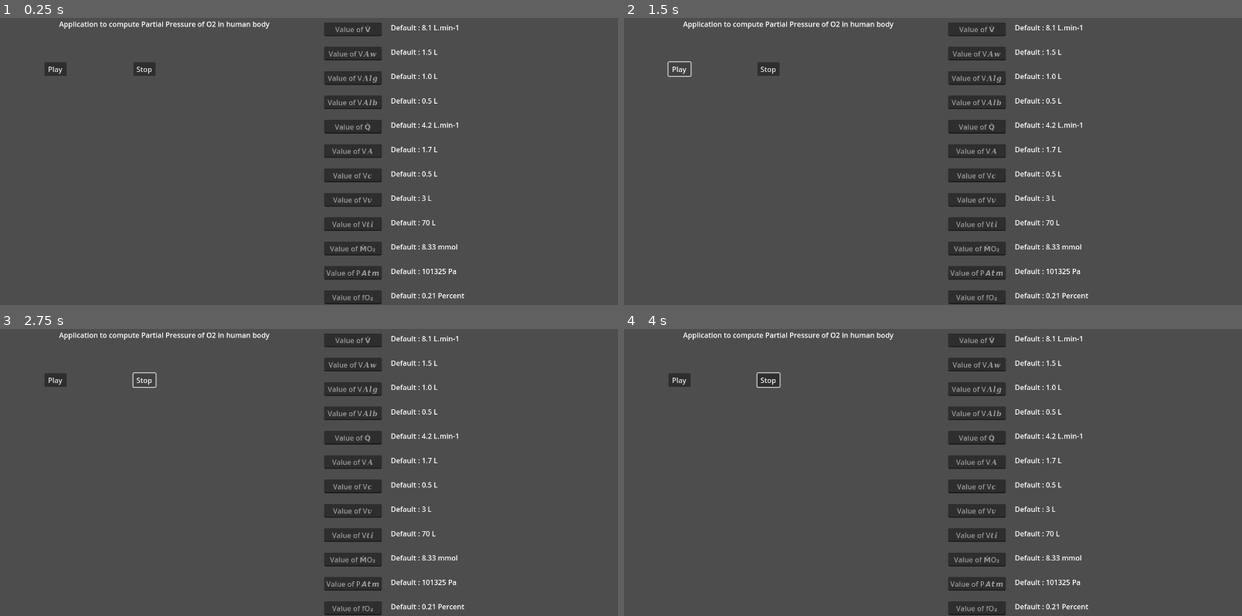
Above: before the commit, frames 1-4 (two rows, left to right).
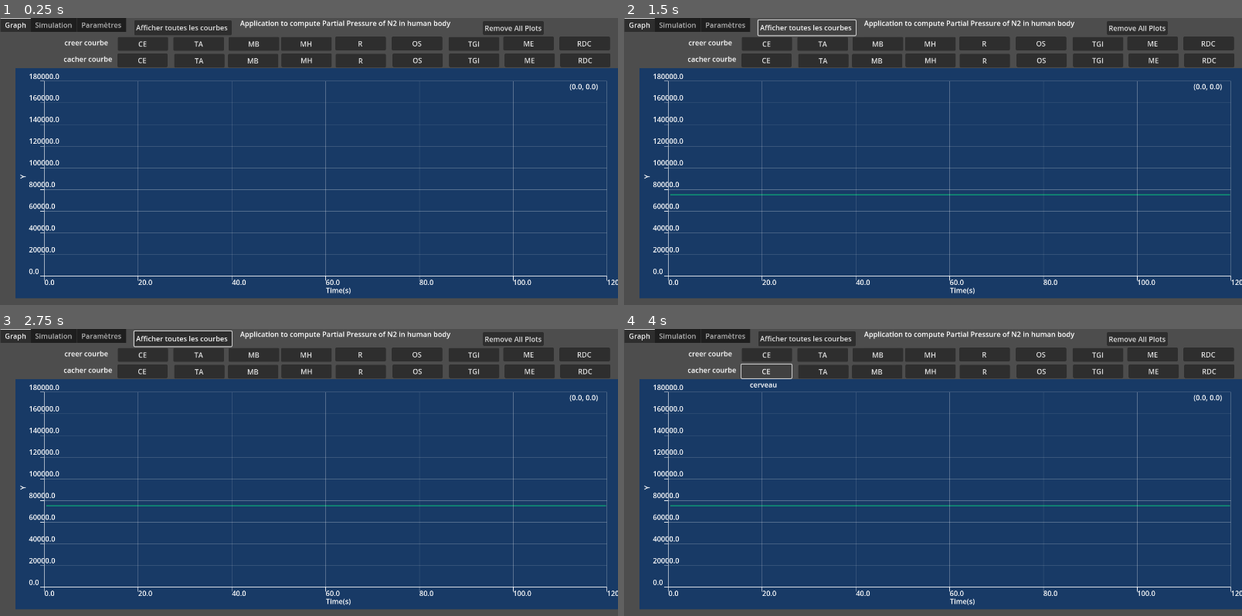
Above: after the commit, the same moments.

Repository: pascal-ballet/Dive-PP
Game: Godot game, scene res://dive_pp_n2.tscn
Two runs of this game, one before a commit and one after it. Both use one fixed random seed, a clock stepped at 60 frames per second and the inputs below. Before the commit the project starts from res://dive_pp.tscn.
Inputs (mouse positions are in pixels of both pictures, inside the frame that each line leads up to):
- Up to frame 1 (0.25 s): no input
- Up to frame 2 (1.5 s): click "Play" (after the commit: "Afficher toutes les courbes") at 0.5 s; click "Play" (after the commit: "Afficher toutes les courbes") at 1.25 s
- Up to frame 3 (2.75 s): click (142, 380) at 2 s, where only the run before the commit has a clickable "Stop"
- Up to frame 4 (4 s): click (766, 354) at 2.75 s, where only the run after the commit has a clickable "CE"; click (766, 372) at 3.5 s, where only the run after the commit has a clickable "CE"

The runs differ from the first frame. In frame 1, 88% of the frame differs, in the area x 0-100%, y 0-100%; in frame 2, 88%; in frame 3, 88%; in frame 4, 88%.

Commit message:
gui update

Diff:
--- a/project.godot
+++ b/project.godot
@@ -11,7 +11,7 @@
 [application]
 
 config/name="dive_pp10v2"
-run/main_scene="res://dive_pp.tscn"
+run/main_scene="uid://dvwt5odf7oxps"
 config/features=PackedStringArray("4.4", "GL Compatibility")
 config/icon="res://icon.svg"
 
Binary file added: divepp/index.apple-touch-icon.png
Not shown, added: divepp/index.apple-touch-icon.png.import
Binary file added: divepp/index.icon.png
Not shown, added: divepp/index.icon.png.import
Binary file added: divepp/index.png
Not shown, added: divepp/index.png.import
Not shown, changed: export_presets.cfg
Not shown, added: divepp/index.audio.position.worklet.js
Not shown, added: divepp/index.audio.worklet.js
Not shown, added: divepp/index.html
Not shown, added: divepp/index.js
Not shown, added: divepp/index.pck
(and 1 more such lines)
